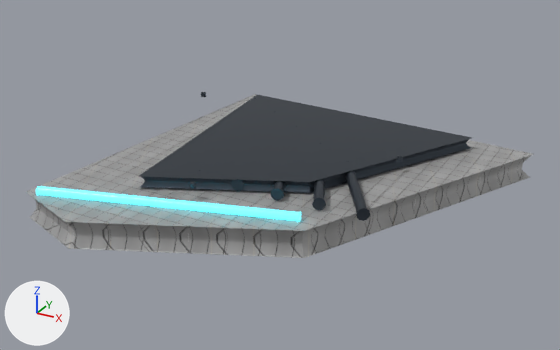
The Blender file assets/ships/parts/blender/fin_wedge_authored.blend, before and after one commit.
Rendered twice from a camera (50 mm lens) standing at (5.2, -8.75, 3.4) and looking at (1.55, -2.11, 0.09). Every picture has the same lights, and +X, +Y and +Z are marked at lower left. The picture after the commit comes second.

In view in the first picture: 'Wedge_Edge_Light', 'Wedge_Main', 'fin_wedge_Material_Mechanical_Merged'.
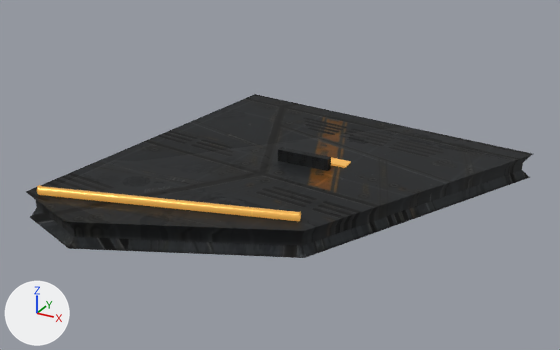
Boxes (x1, y1, x2, y2) around the edits, measured in the pictures (560 x 350 px):
'fin_wedge_Material_Mechanical_Merged', hidden: before (138, 92, 472, 221)
'Wedge_Edge_Light', surface changed (cyan to orange): (37, 186, 301, 221) in both
'DET_radiator_slit', added: after (278, 147, 331, 171)
'DET_wear_patch', added: after (331, 157, 351, 168)
part 1 of me_wedge_main, added: after (26, 94, 533, 258)

What changed in the scene script:
```text
Add ng_sf_edgewear:
    ng_sf_edgewear = bpy.data.node_groups.new('SF_EdgeWear', 'ShaderNodeTree')
    # nodes: Math, NewGeometry, ValToRGB
    # colours: black #000000, white #ffffff
Change mat_material_accent:
    remove # nodes: BsdfPrincipled, OutputMaterial
    remove # colours: cyan #59adb8, cyan #50d3e1
    nodes: BsdfPrincipled, Mix x2, OutputMaterial, RGB, SeparateColor, TexCoord, TexImage x2
    colours: orange #ffbc59, orange #ffc461
    uses the picture img_fin_wedge_wear_mask_1k_jpg
    uses the picture img_material_accent_ao_1k
Change mat_material_mechanical_003:
    remove # nodes: BsdfPrincipled, OutputMaterial
    remove # colours: greyish blue #424b55
    nodes: BsdfPrincipled, Bump, Group, Math x2, Mix x2, OutputMaterial, RGB, SeparateColor, TexCoord, TexImage x3, Value
    colours: grey #696c73
    uses the picture img_fin_wedge_trim_sheet_1k_jpg
    uses the picture img_fin_wedge_wear_mask_1k_jpg
    uses the picture img_material_mechanical_ao_1k
Add mat_material_hull:
    mat_material_hull = bpy.data.materials.new('Material_Hull')
    # colours: grey #767c81
    # uses the picture img_fin_wedge_trim_sheet_1k_jpg
    # uses the picture img_fin_wedge_wear_mask_1k_jpg
    # uses the picture img_material_hull_ao_1k
Add mat_material_mechanical:
    mat_material_mechanical = bpy.data.materials.new('Material_Mechanical')
    # colours: grey #696c73
    # uses the picture img_fin_wedge_trim_sheet_1k_jpg
    # uses the picture img_fin_wedge_wear_mask_1k_jpg
    # uses the picture img_material_mechanical_ao_1k
Change me_wedge_main:
    used by ob_wedge_main; parent = ob_fin_wedge; location = (0.0, 0.0, 0.0)
    remove me_wedge_main.from_pydata(...)  # 20 vertices, 36 faces; spans x -0.4..3.8, y -4.1..0.0, z -0.14..0.14
    remove me_wedge_main.materials.append(mat_material_hull_001)
    add me_wedge_main.from_pydata(...)  # 224 vertices, 249 faces; spans x -0.41..3.82, y -4.11..0.02, z -0.14..0.15
    me_wedge_main part 1: 204 vertices added at x -0.41..3.82, y -4.11..0.02, z -0.14..0.15
    add me_wedge_main.materials.append(mat_material_hull)
Change ob_wedge_main:
    remove _m = ob_wedge_main.modifiers.new('BevelPro', 'BEVEL')
    remove _m.width = 0.01
    remove _m.width_pct = 0.01
    remove _m.segments = 3
    remove _m = ob_wedge_main.modifiers.new('WN', 'WEIGHTED_NORMAL')
Change ob_wedge_edge_light:
    remove _m = ob_wedge_edge_light.modifiers.new('BevelPro', 'BEVEL')
    remove _m.width = 0.01
    remove _m.width_pct = 0.01
    remove _m.segments = 3
    remove _m = ob_wedge_edge_light.modifiers.new('WN', 'WEIGHTED_NORMAL')
Change ob_fin_wedge_material_mechanical_merged:
    add ob_fin_wedge_material_mechanical_merged.hide_viewport = True
Add ob_det_wear_patch:
    ob_det_wear_patch = bpy.data.objects.new('DET_wear_patch', me_cube_002)  # a box spanning x 1.877..2.127, y -1.721..-1.571, z 0.131..0.161
    ob_det_wear_patch.location = (0.0, 0.0, 0.0)
Add ob_det_radiator_slit:
    ob_det_radiator_slit = bpy.data.objects.new('DET_radiator_slit', me_cube)  # a box spanning x 1.402..2.002, y -1.886..-1.806, z 0.121..0.271
    ob_det_radiator_slit.location = (0.0, 0.0, 0.0)
```
